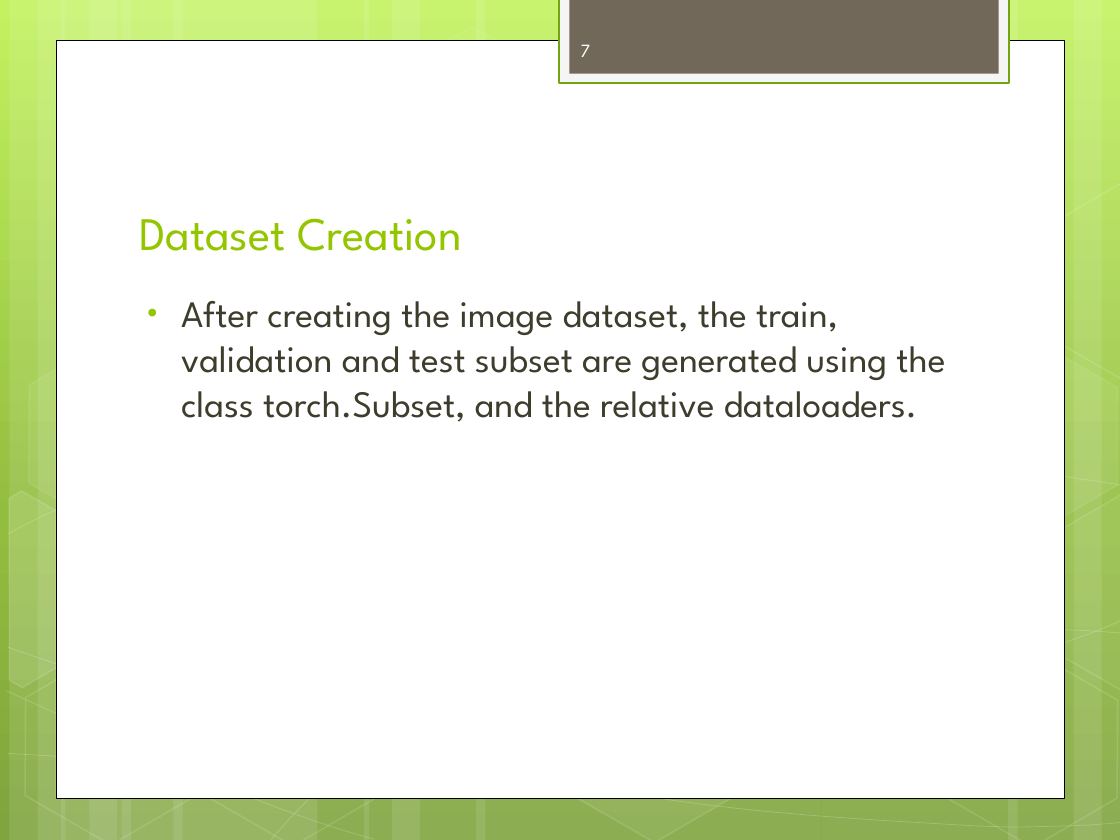
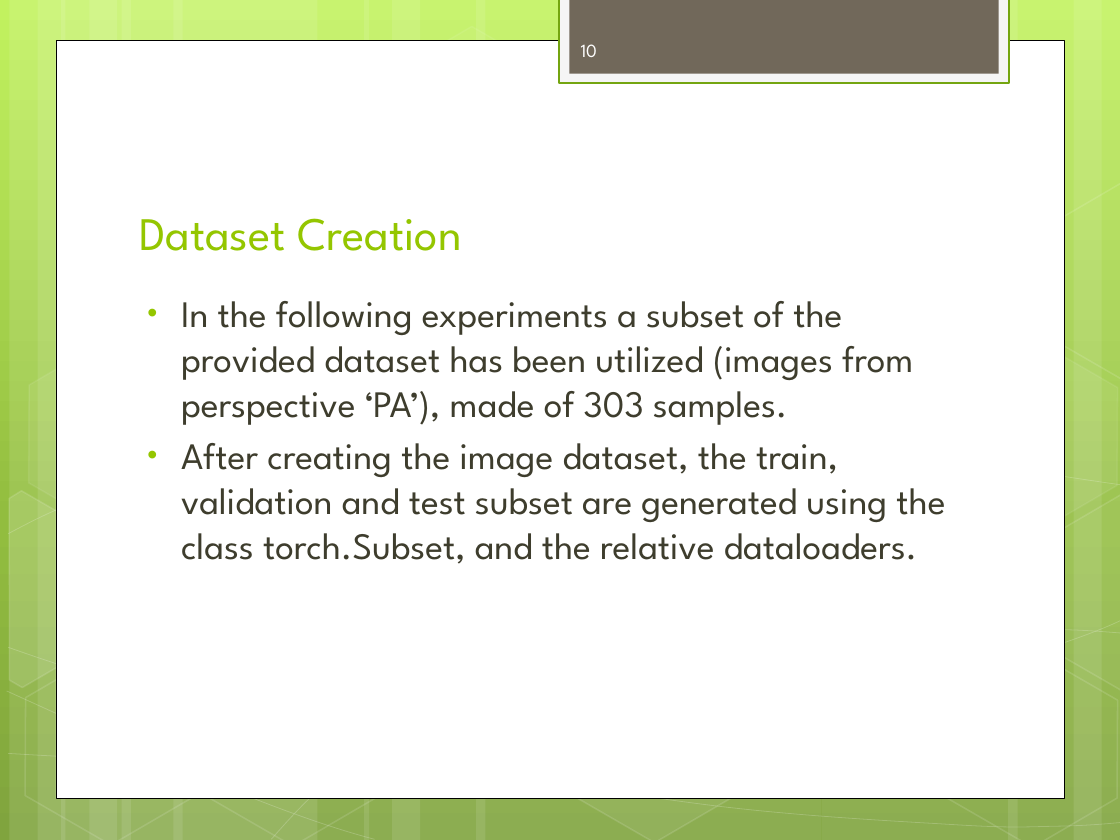
Before and after one commit to RaiMar96/AdversarialAttacksAndInterpretability-covid-chestxray-, a slide deck: slide 10 of docs/ProjectOverview.pptx (slide 7 before the commit). Drawn at 1120x840 pixels with LibreOffice and Linux fonts; fonts in the diff are those of the drawing. Boxes give left, top, right and bottom in pixels: in the first picture for what was removed or moved away, otherwise in the second. Text is boxed around its words. In the diff, an @@ line names an element or a change of style, - is before the commit and + after.

```diff
--- a/docs/ProjectOverview.pptx
+++ b/docs/ProjectOverview.pptx
@@ page number at box(581, 44, 597, 57): text changed @@
-7
+10
@@ text at box(181, 301, 913, 425): paragraph added @@
+• In the following experiments a subset of the provided dataset has been utilized (images from perspective ‘PA’), made of 303 samples.
```
Also in this commit, not shown: 5 other slides changed, 9 slides added, 3 slides removed, 2 other files.
